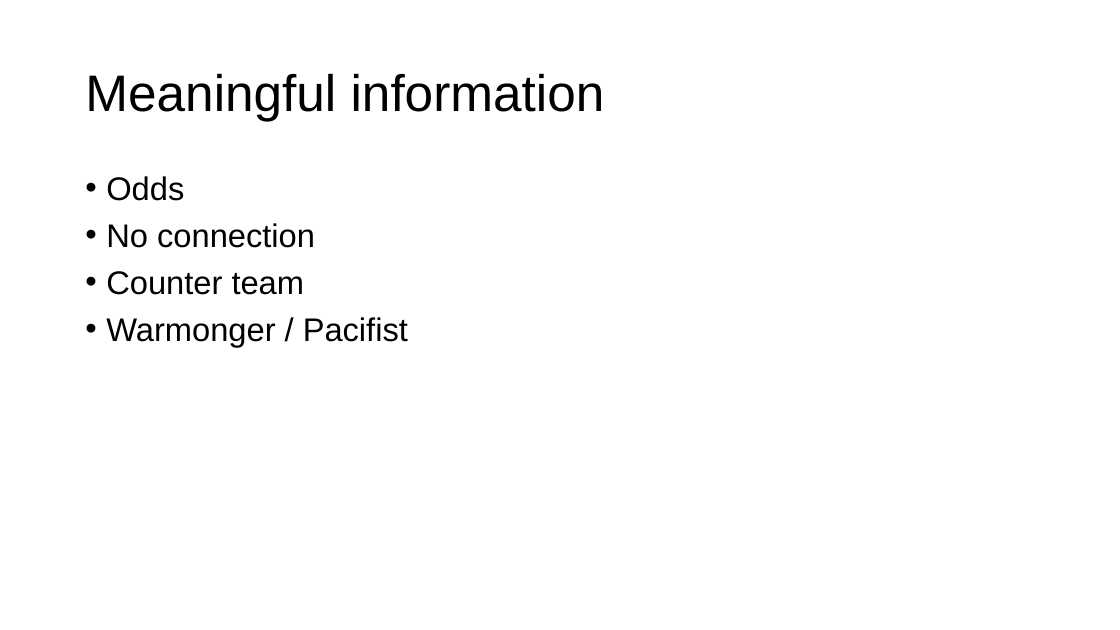
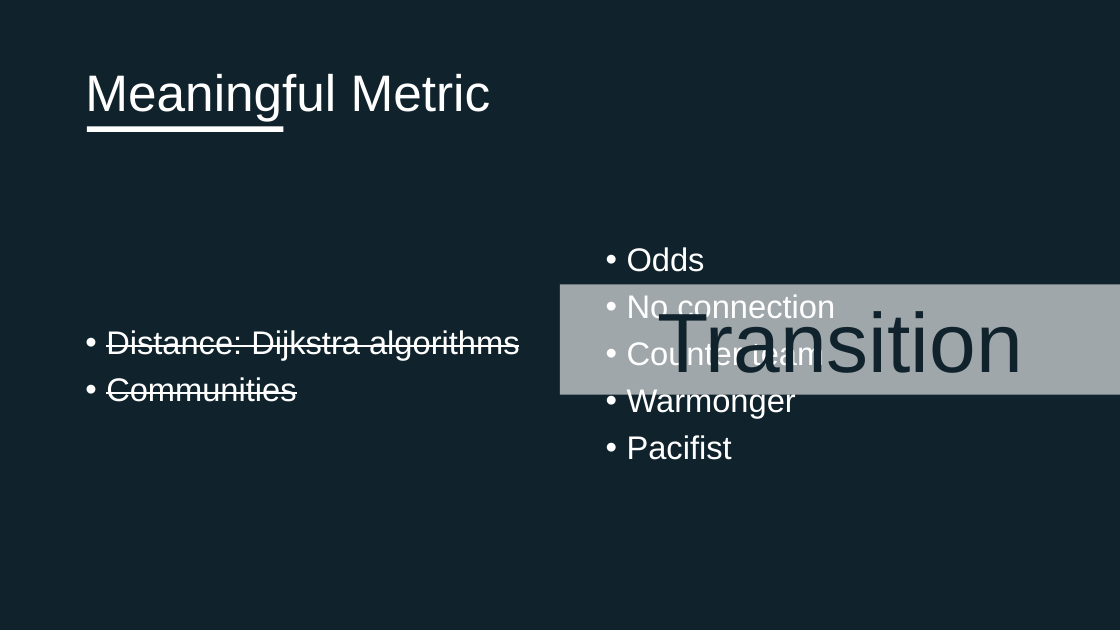
Before and after one commit to noahluftyang/data-structure-design-assignment, a slide deck: slide 9 of Assignment01 - League of Legends Match.pptx (slide 5 before the commit). Drawn at 1120x630 pixels with LibreOffice and Linux fonts; fonts in the diff are those of the drawing. Boxes give left, top, right and bottom in pixels: in the first picture for what was removed or moved away, otherwise in the second. Text is boxed around its words. In the diff, an @@ line names an element or a change of style, - is before the commit and + after.

Commit message:
Add design and more contents

```diff
--- a/Assignment01 - League of Legends Match.pptx
+++ b/Assignment01 - League of Legends Match.pptx
@@ rectangle added at (x1=0, y1=0, x2=1120, y2=630), fill #10232C @@
@@ title at (x1=85, y1=73, x2=491, y2=121): text changed; text colour #000000 to #FFFFFF @@
-Meaningful information
+Meaningful Metric
@@ rectangle added at (x1=87, y1=126, x2=283, y2=132), fill #FFFFFF @@
@@ text "Odds" moved from (x1=106, y1=176, x2=408, y2=346) to (x1=627, y1=247, x2=835, y2=460) @@
@@ text "Odds" at (x1=627, y1=247, x2=835, y2=460): vertical alignment top to middle @@
@@ text at (x1=627, y1=247, x2=835, y2=371): text colour #000000 to #FFFFFF in "Odds", "No connection", "Counter team" @@
@@ rectangle added at (x1=560, y1=285, x2=1120, y2=395), fill #FFFFFF at 60% opacity, 72 pt, text #10232C @@
+Transition
@@ text added at (x1=106, y1=330, x2=520, y2=402), 28 pt, text #FFFFFF, strikethrough @@
+• Distance: Dijkstra algorithms
+• Communities
@@ text at (x1=627, y1=386, x2=796, y2=460): text changed; text colour #000000 to #FFFFFF @@
-• Warmonger / Pacifist
+• Warmonger
+• Pacifist
```
Also in this commit, not shown: 4 other slides changed, 5 slides added.
